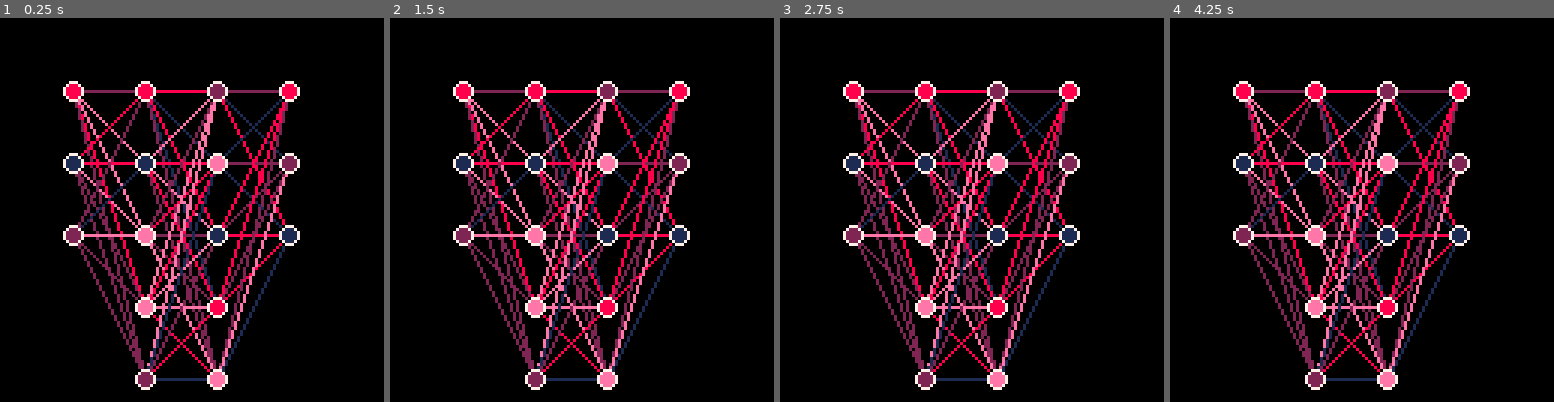
Above: before the commit, frames 1-4 (left to right).
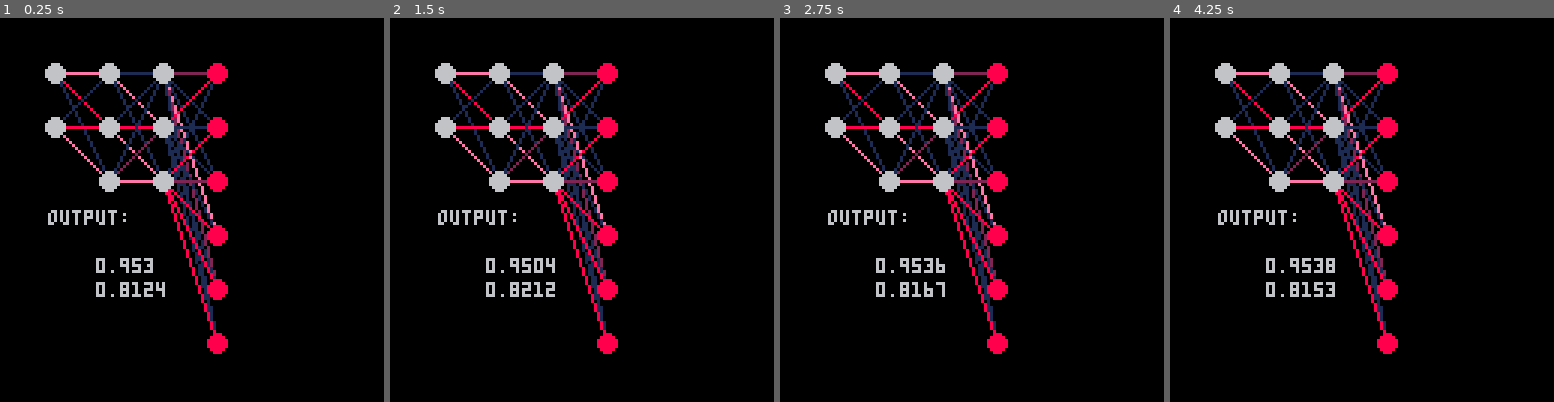
Above: after the commit, the same moments.

Repository: learnb/pico-learn
Game: PICO-8 cartridge pico-learn.p8
Two runs of this game, one before a commit and one after it. Both use one fixed random seed, a clock stepped at 60 frames per second and the inputs below.
Inputs:
- Up to frame 1 (0.25 s): no input
- Up to frame 2 (1.5 s): no input
- Up to frame 3 (2.75 s): no input
- Up to frame 4 (4.25 s): no input

The runs differ from the first frame. In frame 1, 20% of the frame differs, in the area x 11-79%, y 11-97%; in frame 2, 20%; in frame 3, 20%; in frame 4, 20%.

Commit message:
new flexible nn lib; still buggy

Diff:
--- a/pico-learn.p8
+++ b/pico-learn.p8
@@ -6,14 +6,29 @@
 function _init()
     --
     --net = init_graph()
-    net = fcnn:new({3,5,5,3})
+
+    --net = fcnn:new({3,5,5,3})
+    --draw_nn(net)
+    num_inputs=2
+    num_outputs=6
+
+    net=nn:new()
+    net:add_layer(layer:new(num_inputs,3,"tanh"))
+    net:add_layer(layer:new(3,3,"sigmoid"))
+    net:add_layer(layer:new(3,num_outputs,"sigmoid"))
+
+    output={}
+end
+function _update()
+    output=net:feedforward(np_rand_vec(num_inputs))
+end
+function _draw()
     rectfill(0,0,127,127,0)
-    draw_nn(net)
-end
-function _update()
-    --
-end
-function _draw()
+    net:draw()
+    print("output: ", 16,64, 6)
+    for i=1,#output do
+        print(tostr(output[i]), 32,72+(i*8), 6)
+    end
     --
     --draw_nn(net)
     --draw_graph(net)
@@ -101,6 +117,60 @@
     setmetatable(this,self)
     return this
 end
+function nn:add_layer(layer)
+    add(self.layers, layer)
+end
+-- feed forward input through layers
+-- x: n-d array
+-- return: n-d array
+function nn:feedforward(x)
+    for layer in all(self.layers) do
+        x=layer:activate(x)
+    end
+    return x
+end
+-- predicts a class
+-- useful with sigmoid activation (interpret outputs as probabilities)
+-- returns index of predicted classed
+function nn:predict(x)
+    local ff=self.feedforward(x)
+    return np_argmax(ff)
+end
+-- draw nn structure
+function nn:draw()
+    local pad=18
+    for lindx,layer in ipairs(self.layers) do -- each layer
+        local w=layer.weights
+        local ins=#w
+        local outs=#w[1]
+        --color(7)
+        --print("layer: "..lindx.." in: "..ins.." out: "..outs)
+        -- draw weights
+        for r=1,ins do
+            local x=pad
+            local y=r*pad
+            for c=1,outs do
+                x=lindx*pad
+                local h=graph_lib.heat_pal[mid(1,flr(5*w[r][c]),5)]
+                local x1=x+pad
+                local y1=c*pad
+                line(x,y, x1,y1, h)
+            end
+        end
+        -- draw neurons
+        local x=0
+        local y=0
+        for r=1,ins do -- draw input neurons
+            circfill(lindx*pad,r*pad, 3, 6)
+        end
+        if lindx==#self.layers then
+            -- draw output neurons
+            for c=1,outs do -- draw input neurons
+                circfill((lindx+1)*pad,c*pad, 3, 8)
+            end
+        end
+    end
+end
 layer={}
 -- constructor for nn layer
 function layer:new(n_input, n_neurons, activation, weights, bias)
@@ -121,12 +191,20 @@
     return this
 end
 -- calculates dot product of this layer
--- x is n-d array (inputs)
+-- x is 1-d array (inputs)
+-- returns vector: XW+B
 function layer:activate(x)
-    local res=np_dot_vm(x, self.weights) -- dot product
+    local res=np_dot_vm(x, self.weights) -- X dot W
     res=np_add_vec(res, self.bias) -- add bias
-    res=np_tanh(res) -- apply activiation fn
+    self:apply_activation(res) -- apply activiation fn
     return res
+end
+function layer:apply_activation(vec)
+    if self.activation=="tanh" then
+        np_vec_func(vec, np_tanh)
+    else -- assume "sigmoid"
+        np_vec_func(vec, np_sigmoid)
+    end
 end
 fcnn={}
 -- constructor for fully-connected neural network
@@ -185,7 +263,7 @@
     for i=1,_n do -- each row
         a[i]={}
         for j=1,_m do -- each col
-            a[i][j]=rand()
+            a[i][j]=rnd()
         end
     end
     return a
@@ -194,7 +272,7 @@
 function np_rand_vec(_n)
     local a={}
     for i=1,_n do
-        a[i]=rand()
+        a[i]=rnd()
     end
     return a
 end
@@ -222,7 +300,7 @@
     end
     return c
 end
--- dot product of n-d vector and n-by-p matrix
+-- dot product of 1-d vector and n-by-p matrix
 -- a is array of legnth n (1-by-n transposed)
 -- b is n-by-p matrix
 -- returns array of length p (1-by-p transposed)
@@ -240,8 +318,8 @@
     return c
 end
 -- component-wise vector addition
--- a is n-d array
--- b is n-d array
+-- a is 1-d array of length n
+-- b is 1-d array of length n
 -- returns n-d array
 function np_add_vec(_a,_b)
     local c={}
@@ -266,6 +344,28 @@
     end
     return c
 end
+-- applies function to each vector component
+function np_vec_func(_v,_func)
+    for i=1,#_v do
+        _v[i]=_func(_v[i])
+    end
+end
+-- returns index of max value in array
+function np_argmax(vec)
+    local max=-1
+    local indx=0
+    for i=1,#vec do
+        if vec[i]>max then
+            max=vec[i]
+            indx=i
+        end
+    end
+    return indx
+end
+-- sigmoid
+function np_sigmoid(x)
+    return 1 / (1+np_exp(-x))
+end
 -- hiberbolic tangent
 function np_tanh(x)
 	return np_sinh(x)/np_cosh(x)
